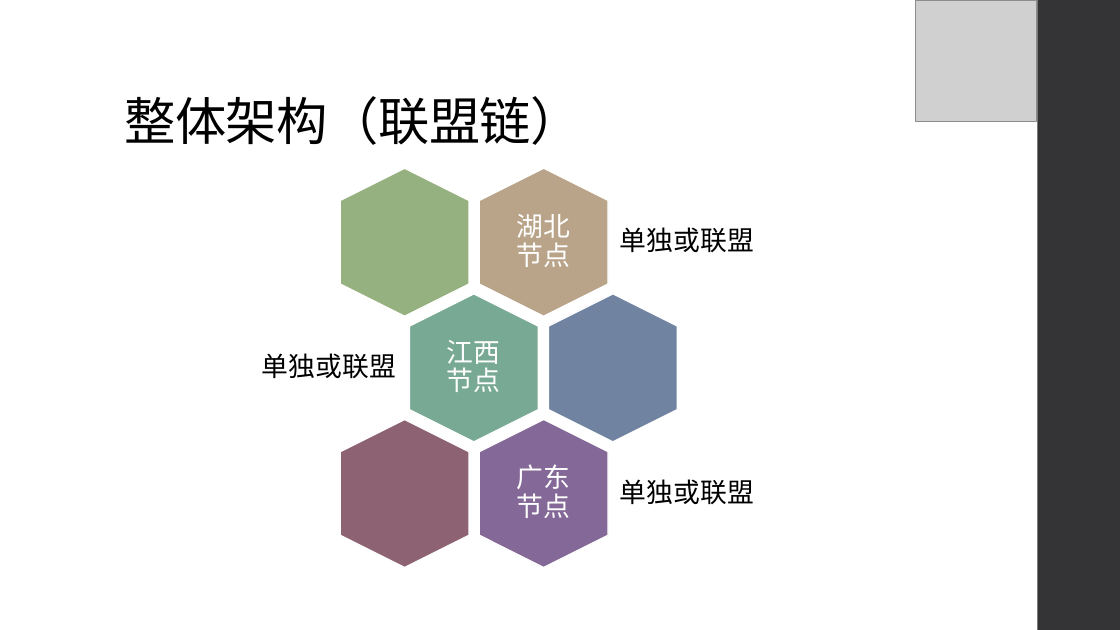
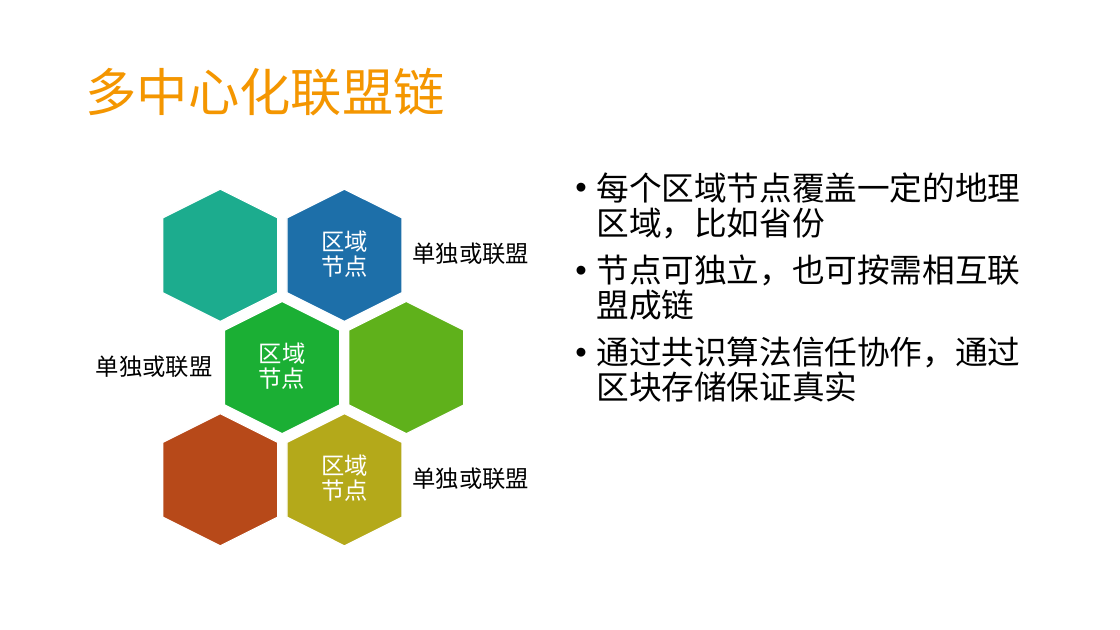
Before and after one commit to jzgi/chainsmart, a slide deck: slide 2 of Docs/中惠农通平台设计.pptx. Drawn at 1120x630 pixels with LibreOffice and Linux fonts; fonts in the diff are those of the drawing; grey boxes stand for pictures. Boxes give left, top, right and bottom in pixels: in the first picture for what was removed or moved away, otherwise in the second. Text is boxed around its words. In the diff, an @@ line names an element or a change of style, - is before the commit and + after.

```diff
--- a/Docs/中惠农通平台设计.pptx
+++ b/Docs/中惠农通平台设计.pptx
@@ picture removed at [915, 0, 1037, 122] @@
@@ rectangle removed at [1038, 0, 1120, 630] @@
@@ title "多中心化联盟链" at [85, 67, 444, 116]: vertical alignment bottom to middle @@
@@ title at [85, 67, 444, 116]: text changed; text colour #000000 to #F49600 @@
-整体架构（联盟链）
+多中心化联盟链
@@ text added at [596, 172, 1020, 402], 28 pt, text #000000 @@
+• 每个区域节点覆盖一定的地理区域，比如省份
+• 节点可独立，也可按需相互联盟成链
+• 通过共识算法信任协作，通过区块存储保证真实
@@ hexagon: place and size @@
-hexagon at [341, 168, 469, 316]
+hexagon at [287, 190, 402, 322]
@@ hexagon at [287, 190, 402, 322]: fill #95B180 to #1D6FA9; outline #FFFFFF 1.1 pt to #FFFFFF 1 pt @@
@@ text "单独或联盟": place and size @@
-text "单独或联盟" at [620, 227, 754, 252]
+text "单独或联盟" at [412, 242, 529, 264]
@@ text "单独或联盟": place and size @@
-text "单独或联盟" at [262, 353, 396, 378]
+text "单独或联盟" at [96, 355, 213, 377]
@@ hexagon: place and size @@
-hexagon at [410, 294, 538, 442]
+hexagon at [349, 302, 464, 434]
@@ hexagon at [349, 302, 464, 434]: fill #78A994 to #5FB11B; outline #FFFFFF 1.1 pt to #FFFFFF 1 pt @@
@@ text at [259, 342, 306, 389]: text changed; size 23 to 20 pt @@
-江西节点
+区域节点
@@ group added at [162, 190, 368, 546]: 3 hexagons, 2 texts @@
+区域节点
+区域节点
@@ hexagon: place and size @@
-hexagon at [341, 420, 469, 568]
+hexagon at [287, 414, 402, 546]
@@ hexagon at [287, 414, 402, 546]: fill #8D6374 to #B4A91A; outline #FFFFFF 1.1 pt to #FFFFFF 1 pt @@
@@ size 23 to 20 pt; less space between paragraphs in 3 elements at [96, 355, 213, 377], [412, 242, 529, 264], [412, 467, 529, 489] @@
@@ text "单独或联盟": place and size @@
-text "单独或联盟" at [620, 479, 754, 504]
+text "单独或联盟" at [412, 467, 529, 489]
@@ group removed at [479, 168, 678, 568]: 3 hexagons, 2 texts @@
-湖北节点
-广东节点
```
Also in this commit, not shown: 8 other slides changed, 2 slides added, 39 other files.
